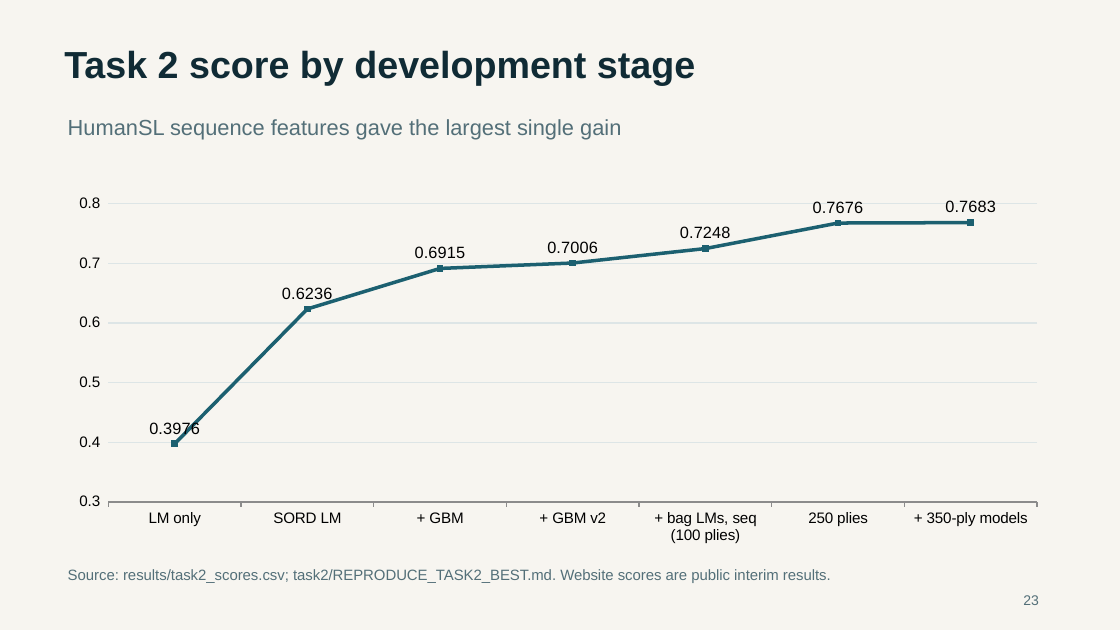
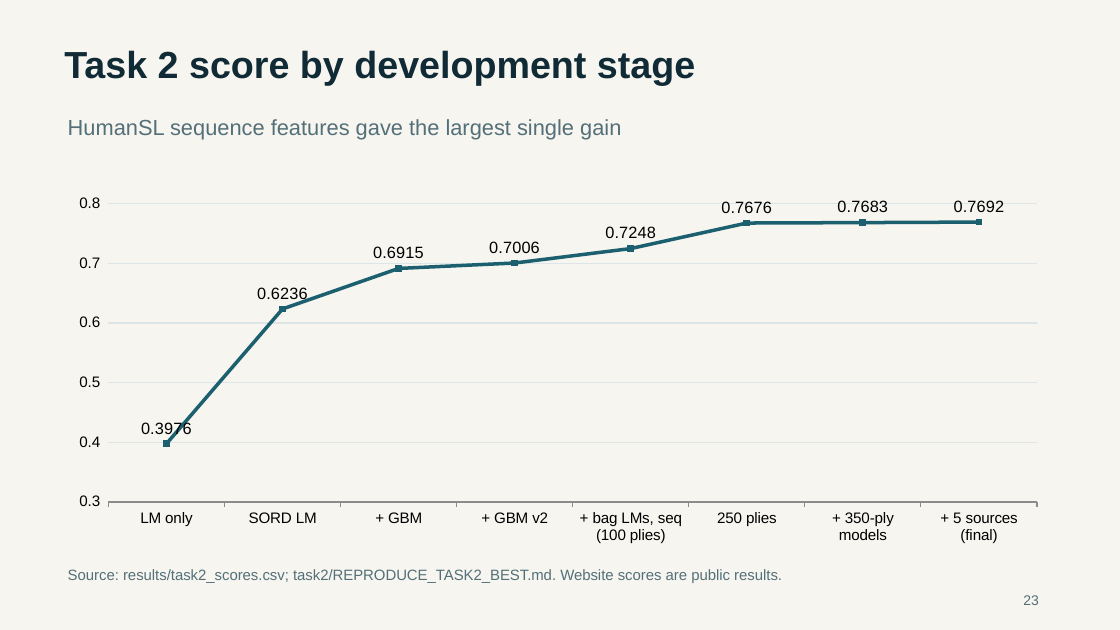
Before and after one commit to goog-msft-fb-nflx-nvda-aapl/stat5011-go-player-identification, a slide deck: slide 23 of slides/STAT5011_Final_Presentation.pptx. Drawn at 1120x630 pixels with LibreOffice and Linux fonts; fonts in the diff are those of the drawing. Boxes give left, top, right and bottom in pixels: in the first picture for what was removed or moved away, otherwise in the second. Text is boxed around its words. In the diff, an @@ line names an element or a change of style, - is before the commit and + after.

Commit message:
Update Task 2 to final result f2 (0.7692): report, slides, figures, scores, reproduction files

```diff
--- a/slides/STAT5011_Final_Presentation.pptx
+++ b/slides/STAT5011_Final_Presentation.pptx
@@ line chart at box(60, 166, 1058, 551) @@
-categories: LM only, SORD LM, + GBM, + GBM v2, + bag LMs, seq (100 plies), 250 plies, + 350-ply models
+categories: LM only, SORD LM, + GBM, + GBM v2, + bag LMs, seq (100 plies), 250 plies, + 350-ply models, + 5 sources (final)
-Series 1: 0.3976, 0.6236, 0.6915, 0.7006, 0.7248, 0.7676, 0.7683
+Series 1: 0.3976, 0.6236, 0.6915, 0.7006, 0.7248, 0.7676, 0.7683, 0.7692
@@ text at box(68, 569, 782, 583): text changed @@
-Source: results/task2_scores.csv; task2/REPRODUCE_TASK2_BEST.md. Website scores are public interim results.
+Source: results/task2_scores.csv; task2/REPRODUCE_TASK2_BEST.md. Website scores are public results.
```
Also in this commit, not shown: 6 other slides changed, 39 other files.
